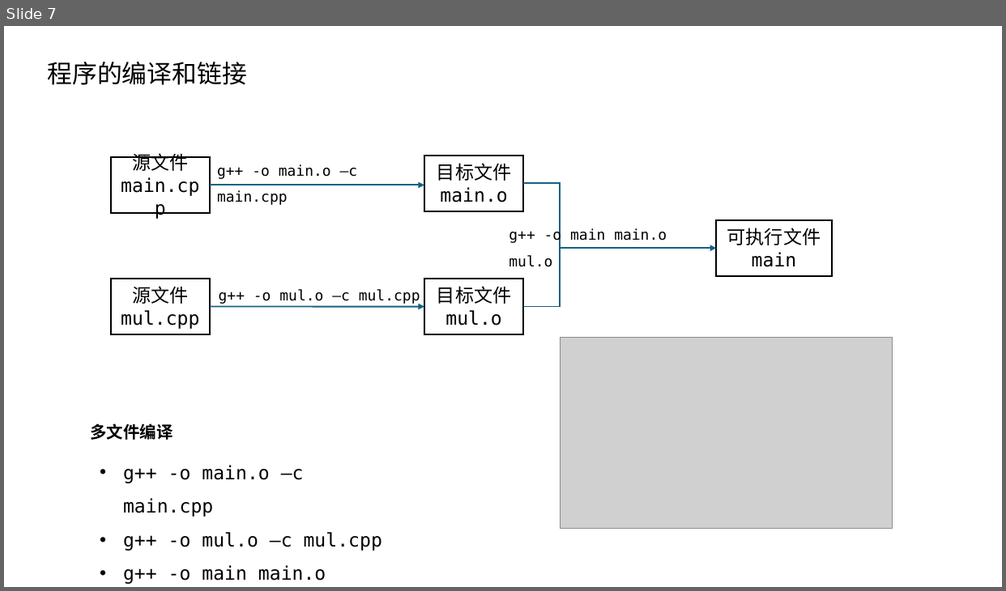
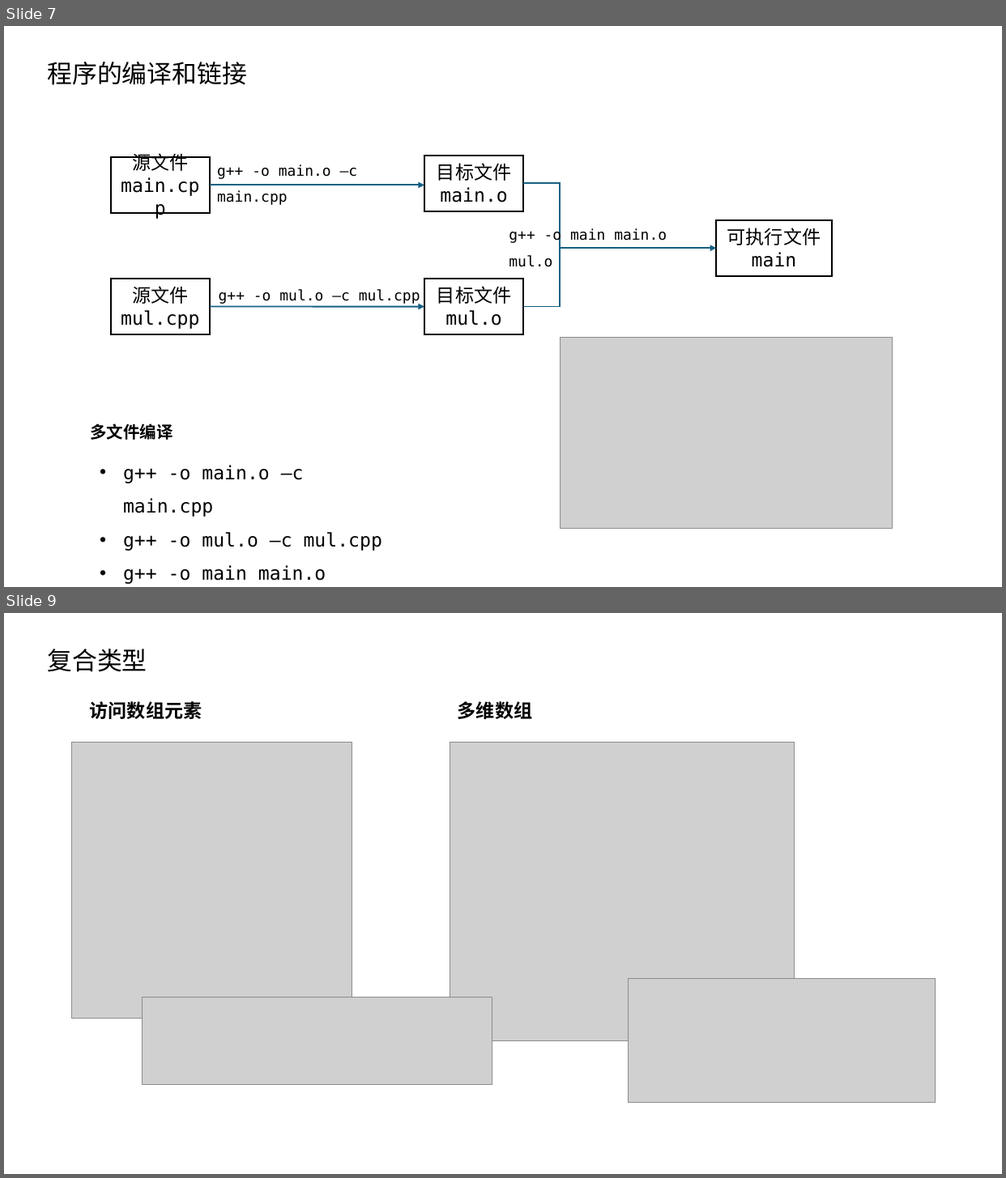
Before and after one commit to gbvo/blackpole, a slide deck: cpp_share.pptx. Shown one above the other, each under a label of ours: slide 7 before the commit, slides 7 and 9 after it; the slides between them are not shown. The pictures are 1006x591 and 1006x1178 pixels, drawn with LibreOffice and Linux fonts; fonts in the diff are those of the drawing; grey boxes stand for pictures. Boxes give left, top, right and bottom in pixels: in the first picture for what was removed or moved away, otherwise in the second. Text is boxed around its words. In the diff, an @@ line names an element or a change of style, - is before the commit and + after.

```diff
--- a/cpp_share.pptx
+++ b/cpp_share.pptx
@@ slide 9 added at (4,613,1002,1174), background #FFFFFF @@
@@ text added at (47,649,147,672), 24 pt, text #000000 @@
+复合类型
@@ text added at (90,701,202,719), 18 pt, text #000000, bold @@
+访问数组元素
@@ text added at (458,701,532,719), 18 pt, text #000000, bold @@
+多维数组
@@ picture added at (72,742,352,1019) @@
@@ picture added at (450,743,794,1041) @@
@@ picture added at (143,998,492,1085) @@
@@ picture added at (628,979,935,1103) @@
```
Also in this commit, not shown: 1 slide changed, 2 other slides added.
